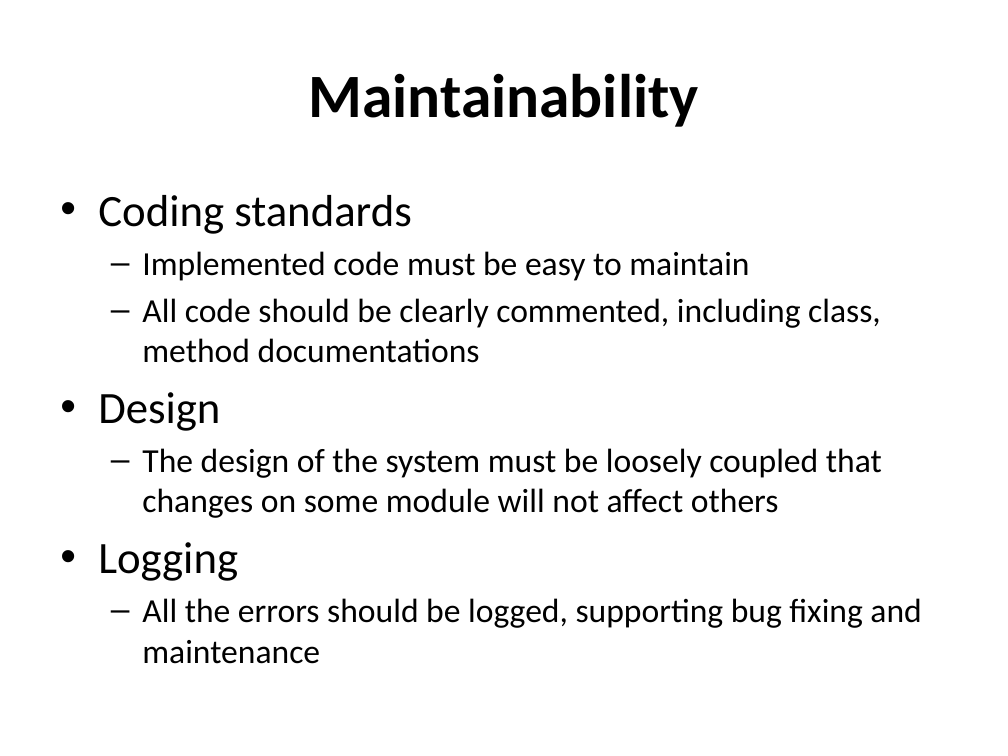
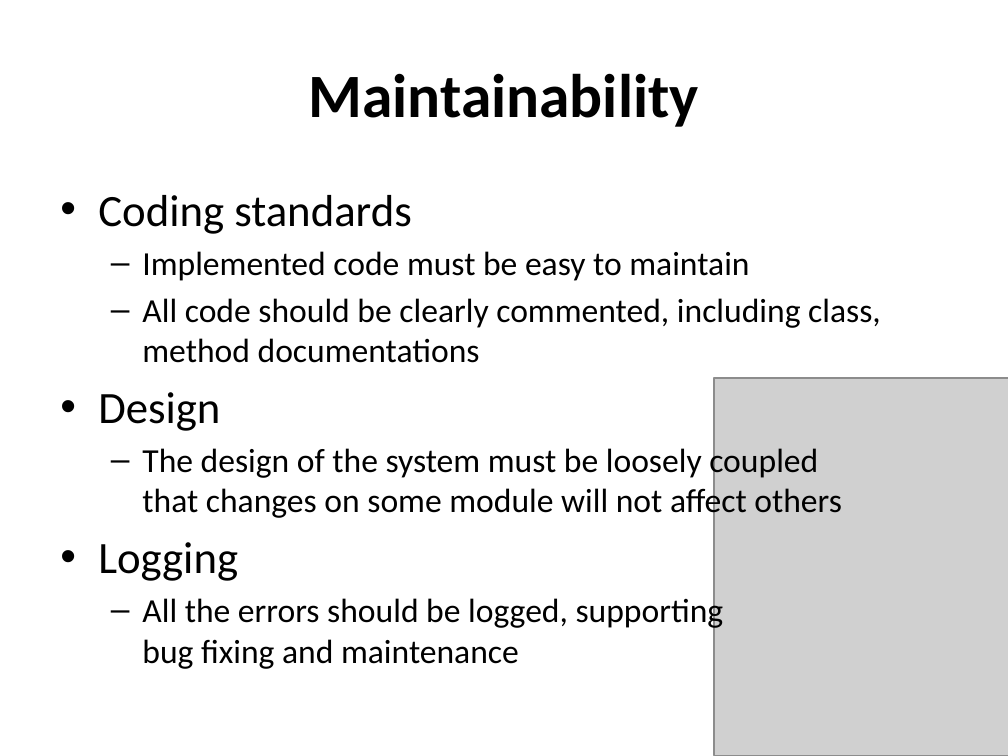
Before and after one commit to hungqcao/Rental-House-Finding, a slide deck: slide 9 of Document/Documentation/Final Document & Report/Non-functional Requirements.pptx (slide 8 before the commit). Drawn at 1008x756 pixels with LibreOffice and Linux fonts; fonts in the diff are those of the drawing; grey boxes stand for pictures. Boxes give left, top, right and bottom in pixels: in the first picture for what was removed or moved away, otherwise in the second. Text is boxed around its words. In the diff, an @@ line names an element or a change of style, - is before the commit and + after.

```diff
--- a/Document/Documentation/Final Document & Report/Non-functional Requirements.pptx
+++ b/Document/Documentation/Final Document & Report/Non-functional Requirements.pptx
@@ text "Coding standards" rewrapped from <box>98,195,921,664</box> to <box>98,195,881,669</box> @@
@@ picture added at <box>714,378,1008,756</box> @@
```
Also in this commit, not shown: 7 other slides changed, 1 slide added.
